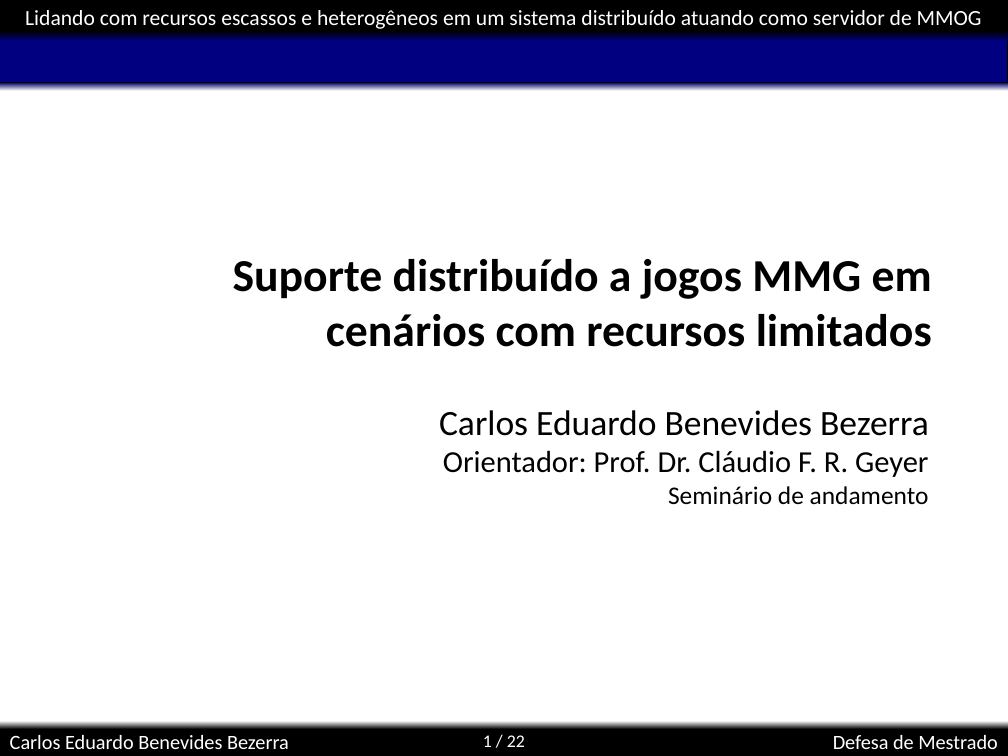
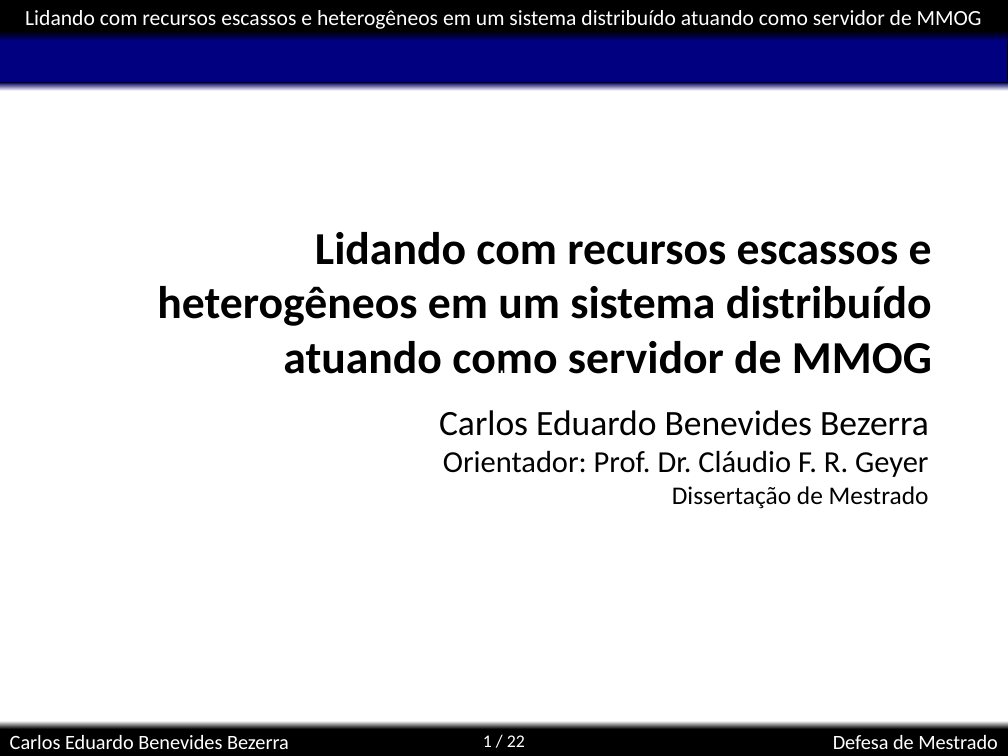
Before and after one commit to kdubezerra/kdubezerra, a slide deck: slide 1 of textos/dissertation/Diss_Defesa.ppt. Drawn at 1008x756 pixels with LibreOffice and Linux fonts; fonts in the diff are those of the drawing; background and template pictures are left out. Boxes give left, top, right and bottom in pixels: in the first picture for what was removed or moved away, otherwise in the second. Text is boxed around its words. In the diff, an @@ line names an element or a change of style, - is before the commit and + after.

```diff
--- a/textos/dissertation/Diss_Defesa.ppt
+++ b/textos/dissertation/Diss_Defesa.ppt
@@ title at <box>157,232,932,374</box>: text changed @@
-Suporte distribuído a jogos MMG em cenários com recursos limitados
+Lidando com recursos escassos e heterogêneos em um sistema distribuído atuando como servidor de MMOG
@@ subtitle at <box>672,486,929,509</box>: text changed @@
-Seminário de andamento
+Dissertação de Mestrado
```
